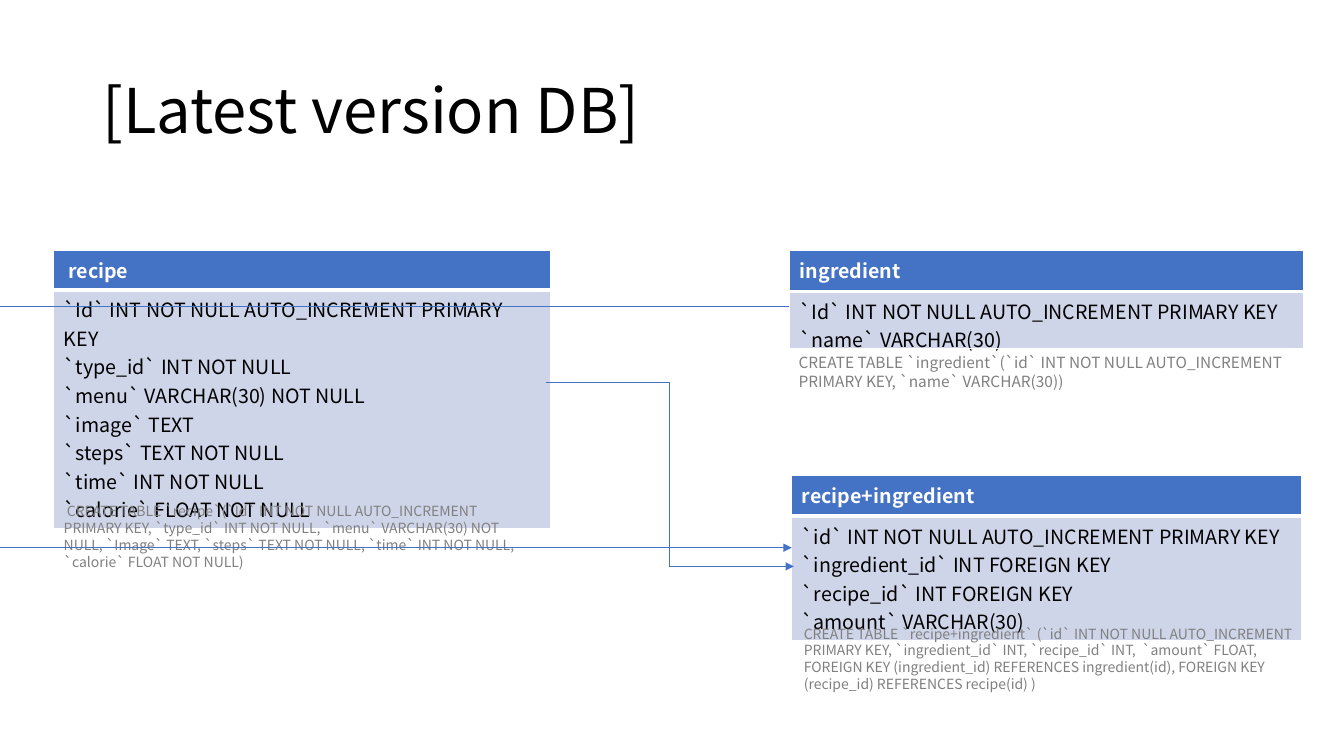
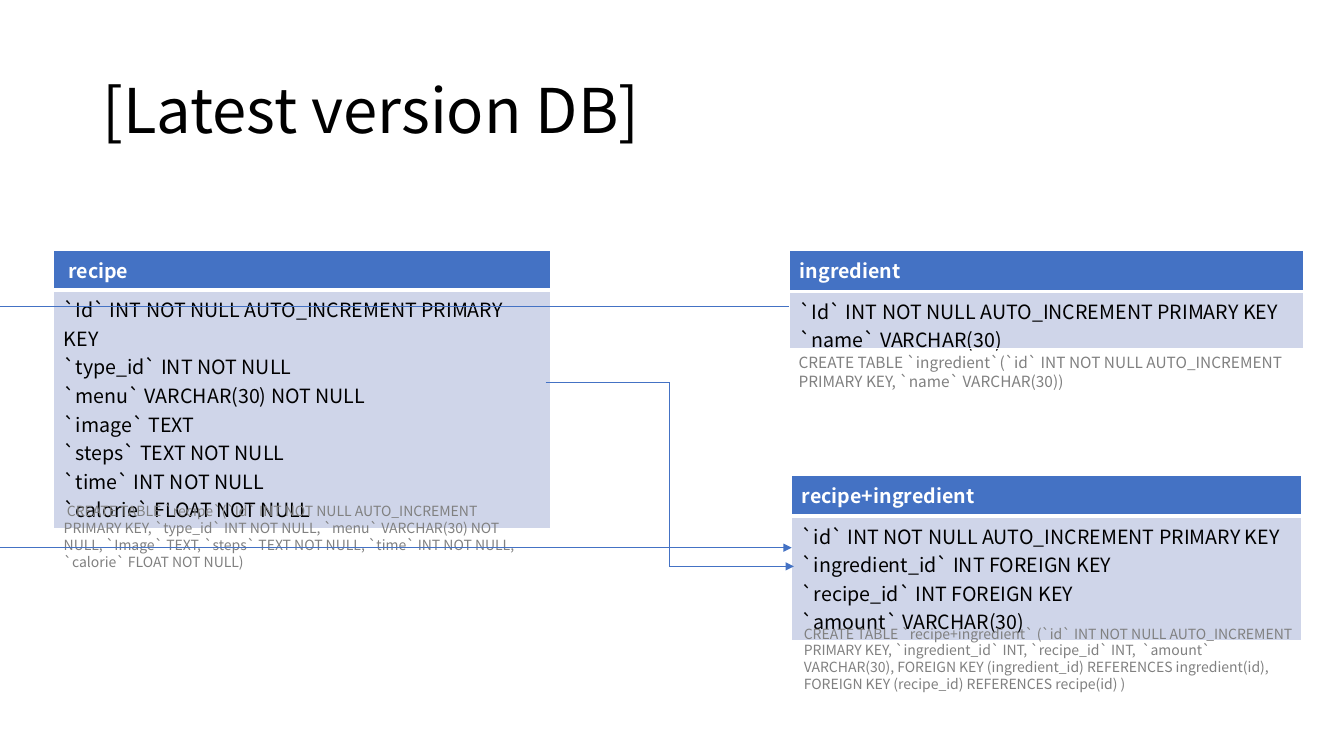
Before and after one commit to csy9608/capstone_chatbot, a slide deck: slide 9 of 설계도.pptx. Drawn at 1344x756 pixels with LibreOffice and Linux fonts; fonts in the diff are those of the drawing. Boxes give left, top, right and bottom in pixels: in the first picture for what was removed or moved away, otherwise in the second. Text is boxed around its words. In the diff, an @@ line names an element or a change of style, - is before the commit and + after.

```diff
--- a/설계도.pptx
+++ b/설계도.pptx
@@ text at <box>804,625,1293,692</box>: text changed @@
-CREATE TABLE `recipe+ingredient` (`id` INT NOT NULL AUTO_INCREMENT PRIMARY KEY, `ingredient_id` INT, `recipe_id` INT, `amount` FLOAT, FOREIGN KEY (ingredient_id) REFERENCES ingredient(id), FOREIGN KEY (recipe_id) REFERENCES recipe(id) )
+CREATE TABLE `recipe+ingredient` (`id` INT NOT NULL AUTO_INCREMENT PRIMARY KEY, `ingredient_id` INT, `recipe_id` INT, `amount` VARCHAR(30), FOREIGN KEY (ingredient_id) REFERENCES ingredient(id), FOREIGN KEY (recipe_id) REFERENCES recipe(id) )
```
Also in this commit, not shown: 4 other files.
